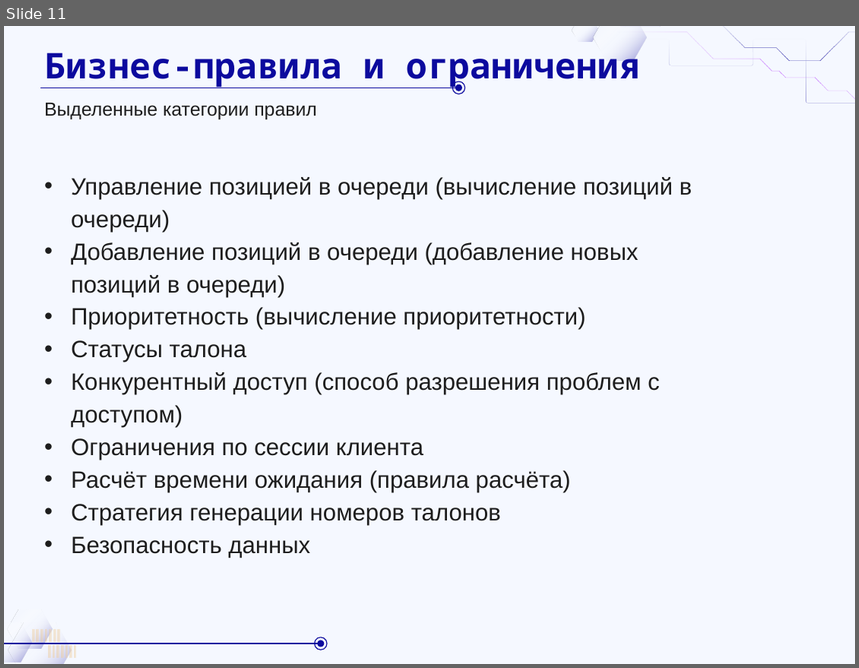
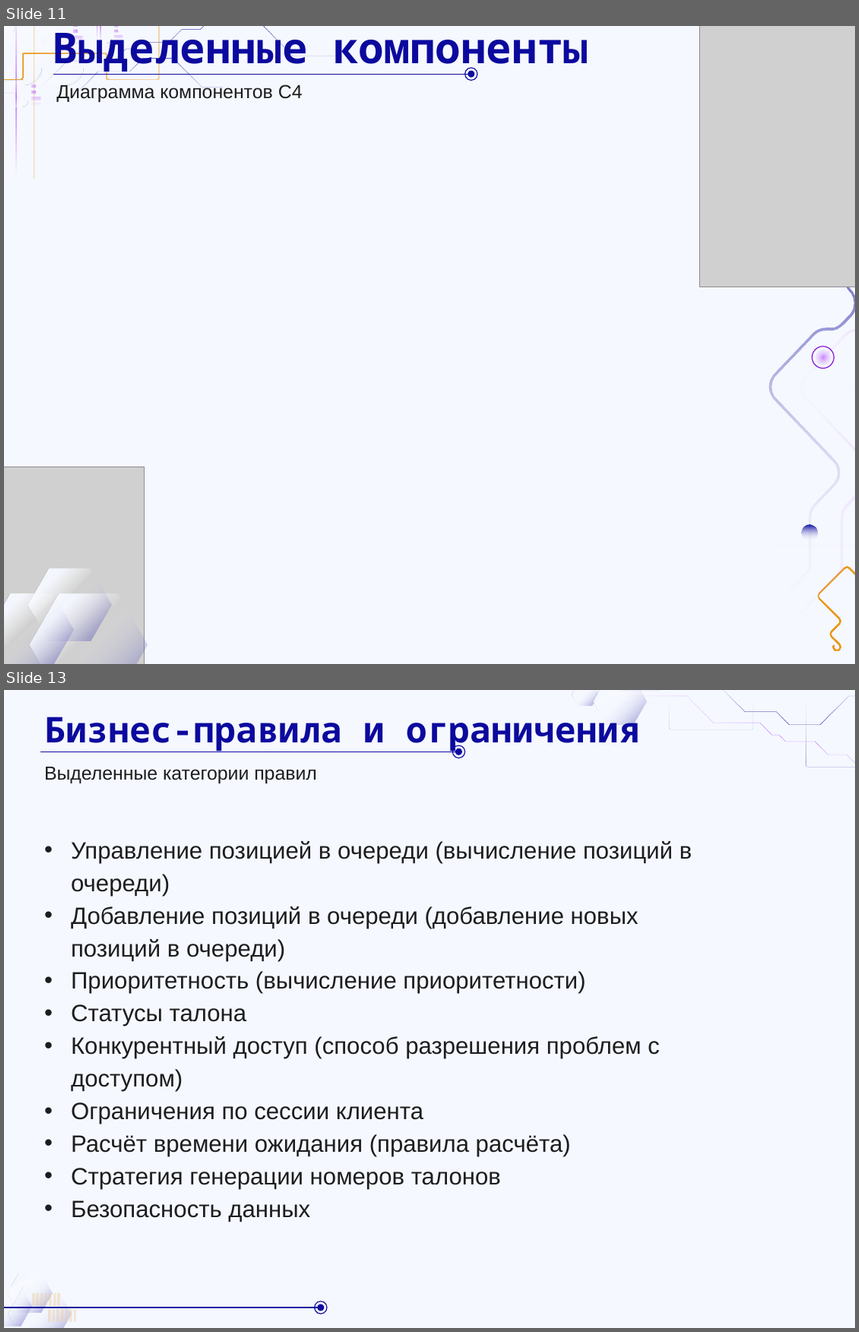
Before and after one commit to DaL1ner/virtual_queue_management_system, a slide deck: docs/course-work/reports/presentation/sprint-12.pptx. Shown one above the other, each under a label of ours: slide 11 before the commit, slides 11 and 13 after it; the slides between them are not shown. The pictures are 859x668 and 859x1332 pixels, drawn with LibreOffice and Linux fonts; fonts in the diff are those of the drawing; grey boxes stand for pictures; background and template pictures are left out. Boxes give left, top, right and bottom in pixels: in the first picture for what was removed or moved away, otherwise in the second. Text is boxed around its words. In the diff, an @@ line names an element or a change of style, - is before the commit and + after.

Commit message:
Незначительные изменения в документации - Исправление описания компонентов в словаре - Исправление отображения одной связи в схеме логической модели данных - Работа над итоговой презентацией

```diff
--- a/docs/course-work/reports/presentation/sprint-12.pptx
+++ b/docs/course-work/reports/presentation/sprint-12.pptx
@@ slide 11 added at <box>4,26,855,664</box>, background picture (left out) @@
@@ group added at <box>4,26,335,253</box>: 28 freeform shapes @@
@@ title added at <box>53,26,588,74</box>, 36 pt, text #0C0A9E, bold @@
+Выделенные компоненты
@@ ellipse added at <box>465,68,478,81</box>, outline #0C0A9E 0.75 pt @@
@@ ellipse added at <box>468,70,474,77</box>, fill #0C0A9E @@
@@ line added from (53, 74) to (469, 74), #0C0A9E 0.75 pt @@
@@ subtitle added at <box>56,83,303,102</box>, 16 pt, text #1D1D1D @@
+Диаграмма компонентов C4
@@ group added at <box>700,26,855,651</box>: 5 freeform shapes, 3 ellipses, 1 picture @@
@@ group added at <box>4,468,147,664</box>: 3 freeform shapes, 1 picture @@
@@ what was slide 11 is now slide 13 @@
```
Also in this commit, not shown: 7 slides changed, 2 other slides added, 3 other files.
